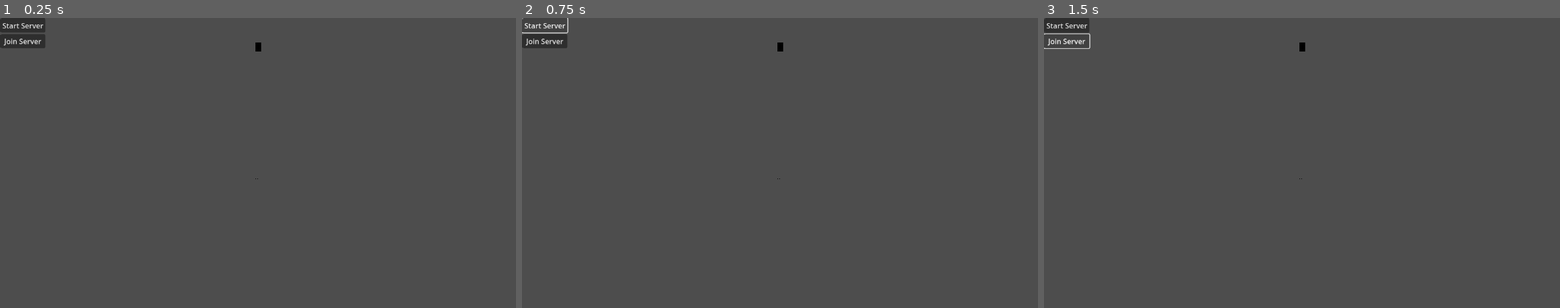
Above: before the commit, frames 1-3 (left to right).
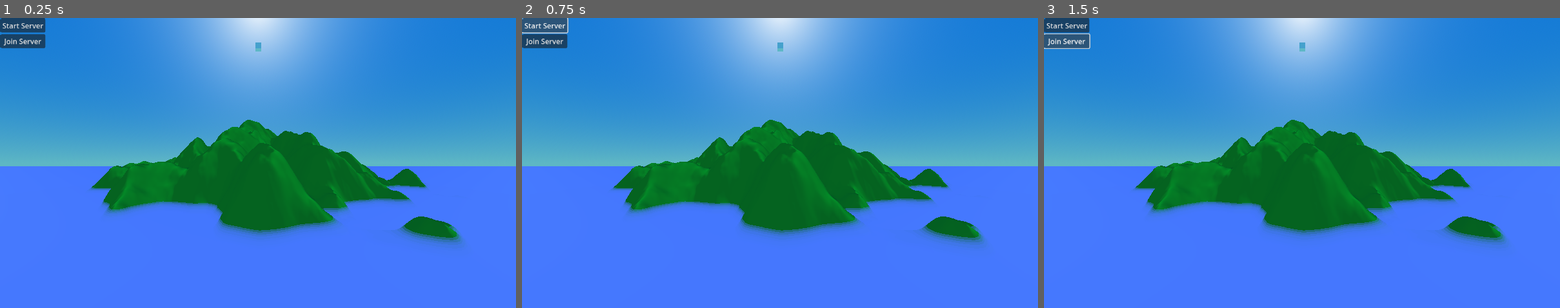
Above: after the commit, the same moments.

Repository: DnumdeYevoc/Plane-Game
Game: Godot game, scene res://Scenes/game.tscn
Same seed, same stepped clock (60 frames per second), same inputs: the game is played once before the commit and once after it.
Inputs:
- Up to frame 1 (0.25 s): no input
- Up to frame 2 (0.75 s): click "Start Server" at 0.5 s
- Up to frame 3 (1.5 s): click "Join Server" at 1.25 s

The runs differ from the first frame. In frame 1, 100% of the frame differs, in the area x 0-100%, y 0-100%; in frame 2, 100%; in frame 3, 100%.

Commit message:
Server starting work, need to fix sync

Diff:
--- a/finalproject/Multiplayer/Scripts/network_handler.gd
+++ b/finalproject/Multiplayer/Scripts/network_handler.gd
@@ -21,7 +21,6 @@
 var connection : ENetConnection
 var is_server : bool = false
 
-
 func _process(delta: float) -> void:
 	if connection == null: return
 
@@ -33,7 +32,7 @@
 
 	while event_type != ENetConnection.EVENT_NONE:
 		var peer: ENetPacketPeer = packet_event[1]
-
+		print("loop")
 		match event_type:
 			ENetConnection.EVENT_ERROR:
 				push_warning("package resulted in unknown error")
@@ -54,13 +53,13 @@
 					on_server_packet.emit(peer.get_meta("id"), peer.get_packet())
 				else: #client
 					on_client_packet.emit(peer.get_packet())
-	#call service() again to handle remaining packets in current while loop
-	packet_event = connection.service()
-	event_type = packet_event[0]
+		#call service() again to handle remaining packets in current while loop
+		packet_event = connection.service()
+		event_type = packet_event[0]
 
 
 #CHECK IF YOU NEED TO LOOK UP YOUR IP ADRESS
-func start_server(ip_adress: String = "127.0.0.1", port : int = 42069):
+func start_server(ip_adress: String = "192.168.2.249", port : int = 42069):
 	connection = ENetConnection.new()
 	var error : Error = connection.create_host_bound(ip_adress,port)
 	if error:
@@ -86,7 +85,7 @@
 	print("Successfully Disconnected", peer_id, "from server!")
 	on_peer_disconnected.emit(peer_id)
 
-func start_client(ip_adress: String = "127.0.0.1", port : int = 42069):
+func start_client(ip_adress: String = "192.168.2.249", port : int = 42069):
 	connection = ENetConnection.new()
 	var error : Error = connection.create_host(1)
 	if error:
@@ -101,7 +100,6 @@
 	server_peer.peer_disconnect()
 	#happens automatically if you close, but this is nice if you want main screen again
 
-
 func connected_to_server() -> void:
 	print("Successfully connected to server")
 	on_connected_to_server.emit()
--- a/finalproject/Scenes/game.tscn
+++ b/finalproject/Scenes/game.tscn
@@ -1,7 +1,8 @@
-[gd_scene load_steps=4 format=3 uid="uid://dxk644sdwqkir"]
+[gd_scene load_steps=5 format=3 uid="uid://dxk644sdwqkir"]
 
 [ext_resource type="PackedScene" uid="uid://djt0rltwg8ngs" path="res://Scenes/other_player.tscn" id="2_wrm1d"]
 [ext_resource type="PackedScene" uid="uid://j56tvlul421h" path="res://Scenes/player_spawner.tscn" id="3_3dryh"]
+[ext_resource type="PackedScene" uid="uid://mbpmm2hagsc7" path="res://Scenes/world.tscn" id="4_3dryh"]
 [ext_resource type="PackedScene" uid="uid://rtr6y61uhb04" path="res://Scenes/network_ui.tscn" id="4_wowpa"]
 
 [node name="Game" type="Node"]
@@ -21,3 +22,5 @@
 [node name="player_spawner" parent="." instance=ExtResource("3_3dryh")]
 
 [node name="Network_UI" parent="." instance=ExtResource("4_wowpa")]
+
+[node name="World" parent="." instance=ExtResource("4_3dryh")]
--- a/finalproject/Scripts/collision_chunk.gd
+++ b/finalproject/Scripts/collision_chunk.gd
@@ -15,7 +15,7 @@
 var chunk_size : Vector2i
 
 func _ready() -> void:
-	await player
+	await NetworkHandler.on_peer_connected
 	disabled = true
 	chunk_size = world_size/chunk_amount
 	generate_mesh()
--- a/finalproject/Scripts/plane_controller.gd
+++ b/finalproject/Scripts/plane_controller.gd
@@ -42,7 +42,8 @@
 
 var cur_speed := 0.0
 
-@onready var world: Node3D = $"../World"
+@onready var world: Node3D = get_node("/root/Game/World")
+
 #children
 @onready var cam: Camera3D = $"3rdPersonCam/Camera3D"
 @onready var turbo_meter: ProgressBar = $TurboMeter
